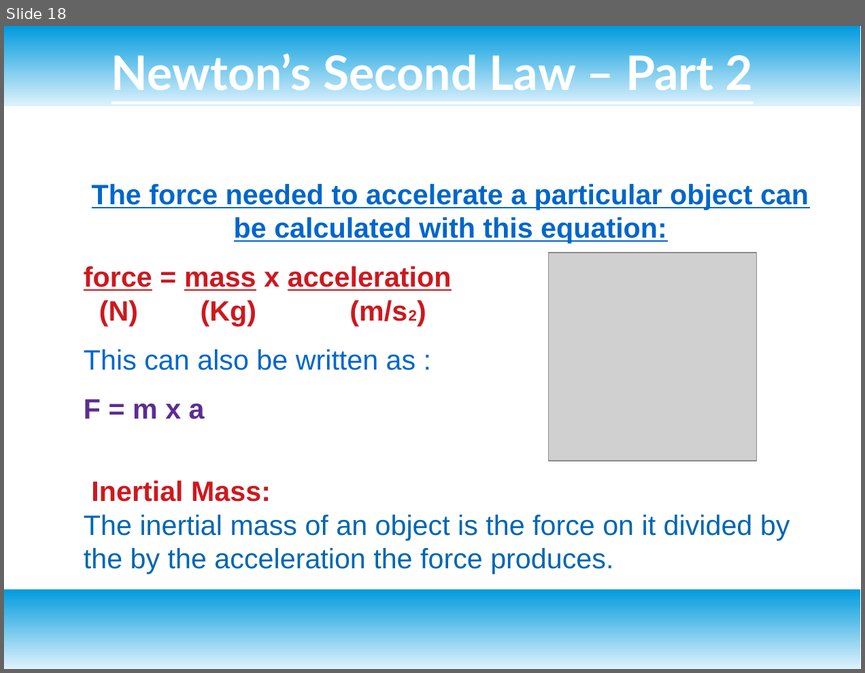
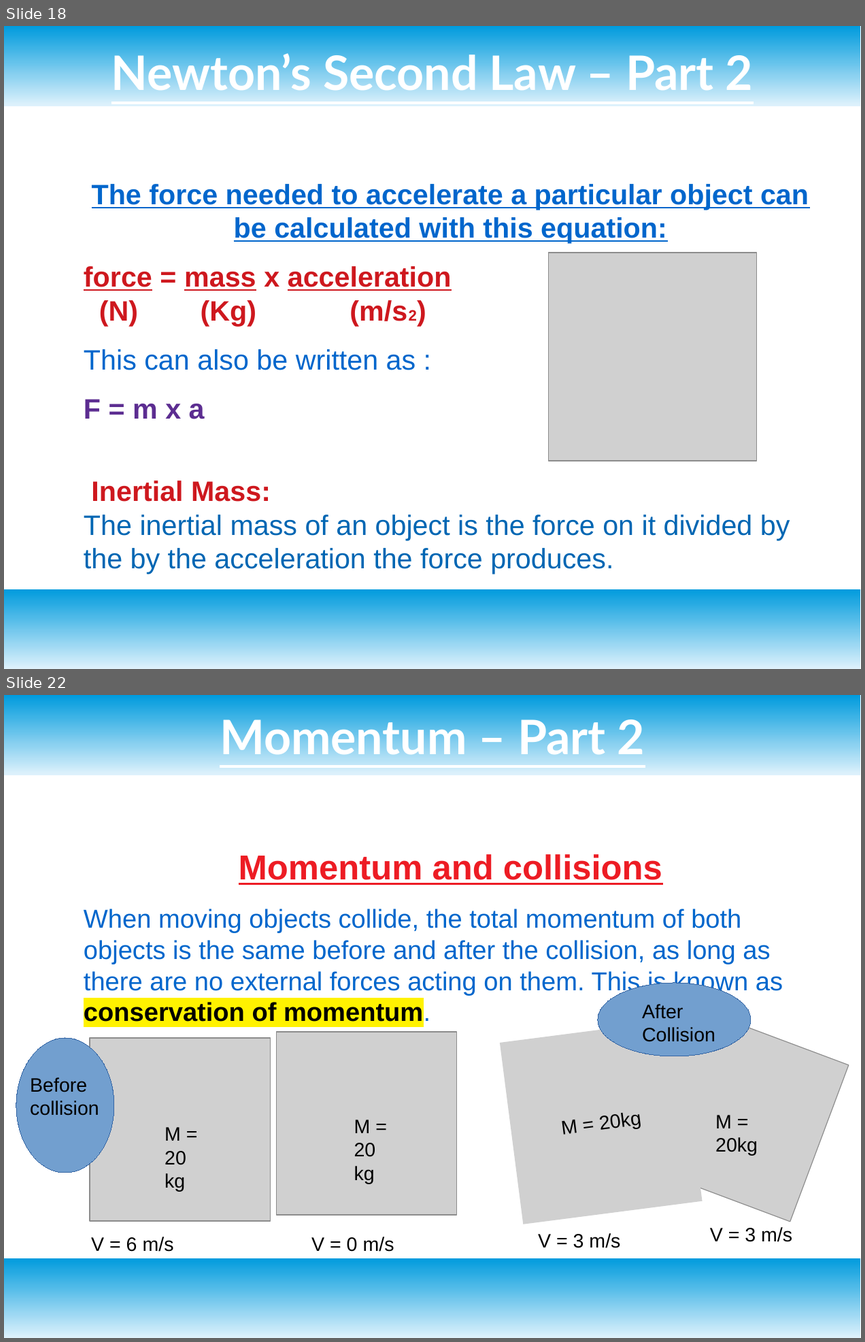
Before and after one commit to fizah05/physics, a slide deck: physicsunit123.odp. Shown one above the other, each under a label of ours: slide 18 before the commit, slides 18 and 22 after it; the slides between them are not shown. The pictures are 865x673 and 865x1342 pixels, drawn with LibreOffice and Linux fonts; fonts in the diff are those of the drawing; grey boxes stand for pictures. Boxes give left, top, right and bottom in pixels: in the first picture for what was removed or moved away, otherwise in the second. Text is boxed around its words. In the diff, an @@ line names an element or a change of style, - is before the commit and + after.

```diff
--- a/physicsunit123.odp
+++ b/physicsunit123.odp
@@ slide 22 added at (4,695,861,1338), background #FFFFFF; not listed: 2 template elements that a slide beside it also shows @@
@@ title added at (220,713,645,763), 44 pt, text #FFFFFF, bold, underline @@
+Momentum – Part 2
@@ text added at (84,854,783,1026), 24 pt, text #0066CC @@
+Momentum and collisions
+When moving objects collide, the total momentum of both objects is the same before and after the collision, as long as there are no external forces acting on them. This is known as conservation of momentum.
@@ ellipse added at (598,983,751,1056), fill #729FCF, outline #3465A4 0 pt @@
@@ picture added at (500,1019,702,1223), 18 pt, text #000000 @@
+M = 20kg
@@ picture added at (636,1007,849,1221) @@
@@ text added at (642,1004,715,1042), 18 pt, text #000000 @@
+After Collision
@@ ellipse added at (16,1038,114,1172), fill #729FCF, outline #3465A4 0 pt @@
@@ picture added at (90,1038,270,1221) @@
@@ picture added at (276,1032,456,1215) @@
@@ text added at (30,1077,99,1115), 18 pt, text #000000 @@
+Before collision
@@ text added at (354,1119,376,1183), 18 pt, text #000000 @@
+M = 20 kg
@@ text added at (715,1115,757,1155), 18 pt, text #000000 @@
+M = 20kg
@@ text added at (164,1127,186,1191), 18 pt, text #000000 @@
+M = 20 kg
@@ text added at (91,1236,174,1251), 18 pt, text #000000 @@
+V = 6 m/s
@@ text added at (311,1236,394,1251), 18 pt, text #000000 @@
+V = 0 m/s
@@ text added at (538,1233,620,1248), 18 pt, text #000000 @@
+V = 3 m/s
@@ text added at (710,1227,792,1242), 18 pt, text #000000 @@
+V = 3 m/s
```
Also in this commit, not shown: 1 slide changed, 6 other slides added, 1 other file.
